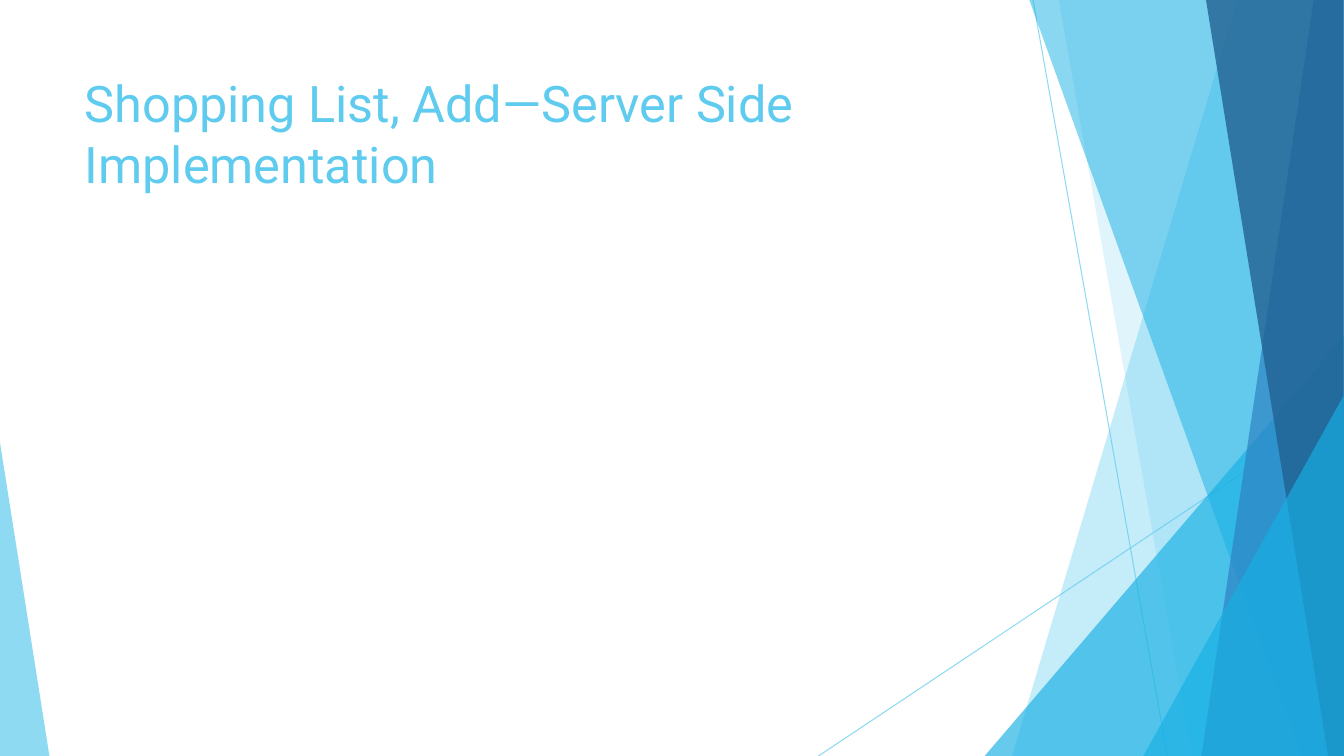
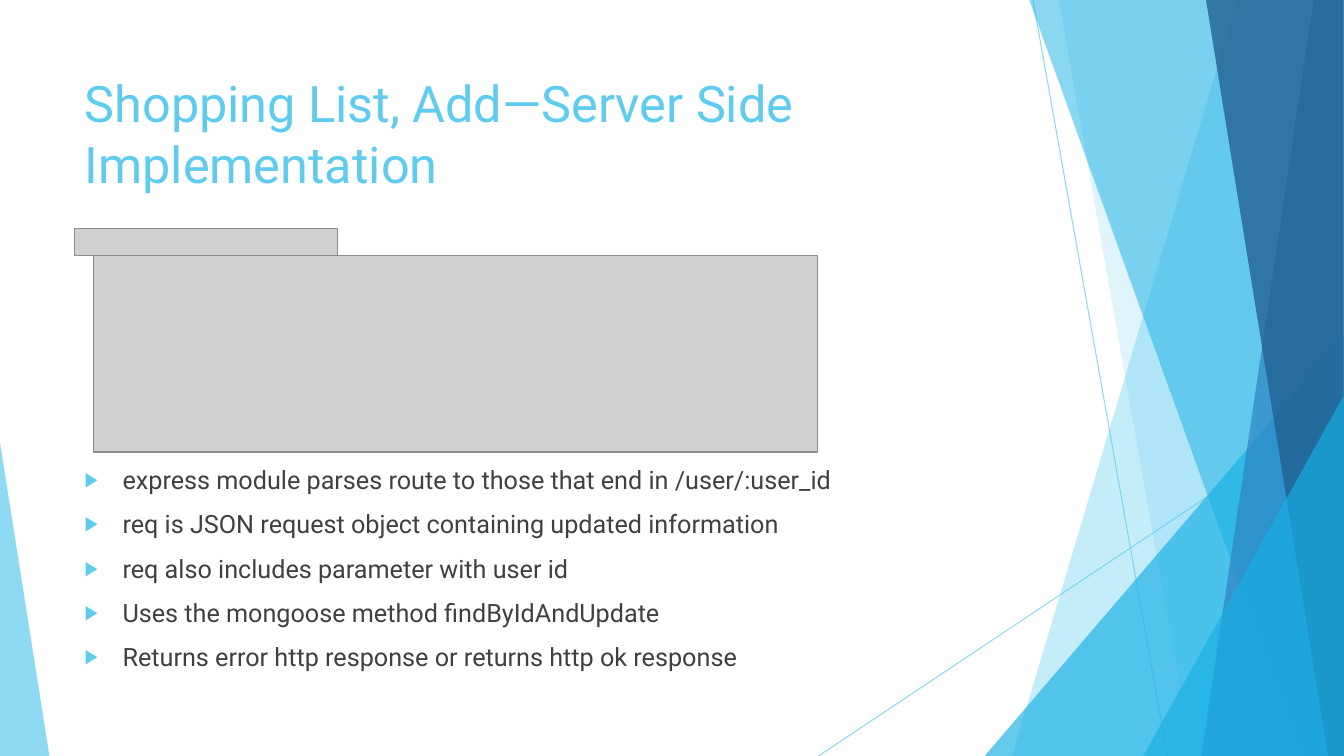
Before and after one commit to garciaac01/acs560_course_project, a slide deck: slide 8 of My EZ Shopper.pptx (slide 6 before the commit). Drawn at 1344x756 pixels with LibreOffice and Linux fonts; fonts in the diff are those of the drawing; grey boxes stand for pictures. Boxes give left, top, right and bottom in pixels: in the first picture for what was removed or moved away, otherwise in the second. Text is boxed around its words. In the diff, an @@ line names an element or a change of style, - is before the commit and + after.

```diff
--- a/My EZ Shopper.pptx
+++ b/My EZ Shopper.pptx
@@ picture added at [75,229,337,256] @@
@@ picture added at [94,256,818,453] @@
@@ text added at [123,470,831,671], 18 pt, text #404040 @@
+▶ express module parses route to those that end in /user/:user_id
+▶ req is JSON request object containing updated information
+▶ req also includes parameter with user id
+▶ Uses the mongoose method findByIdAndUpdate
+▶ Returns error http response or returns http ok response
```
Also in this commit, not shown: 10 other slides changed, 7 slides added, 2 slides removed.
